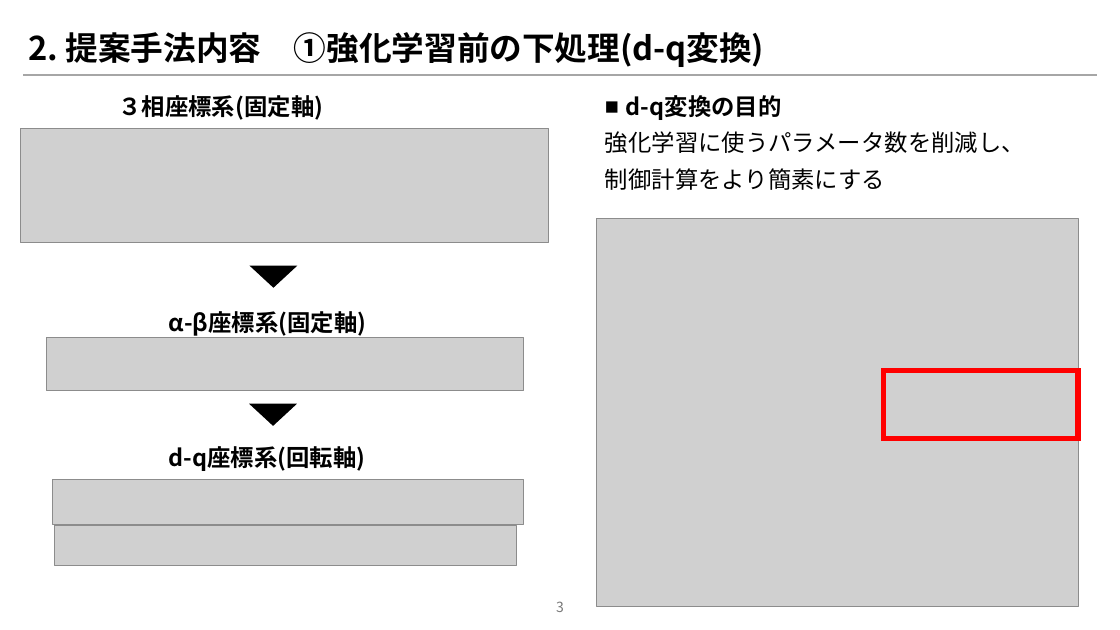
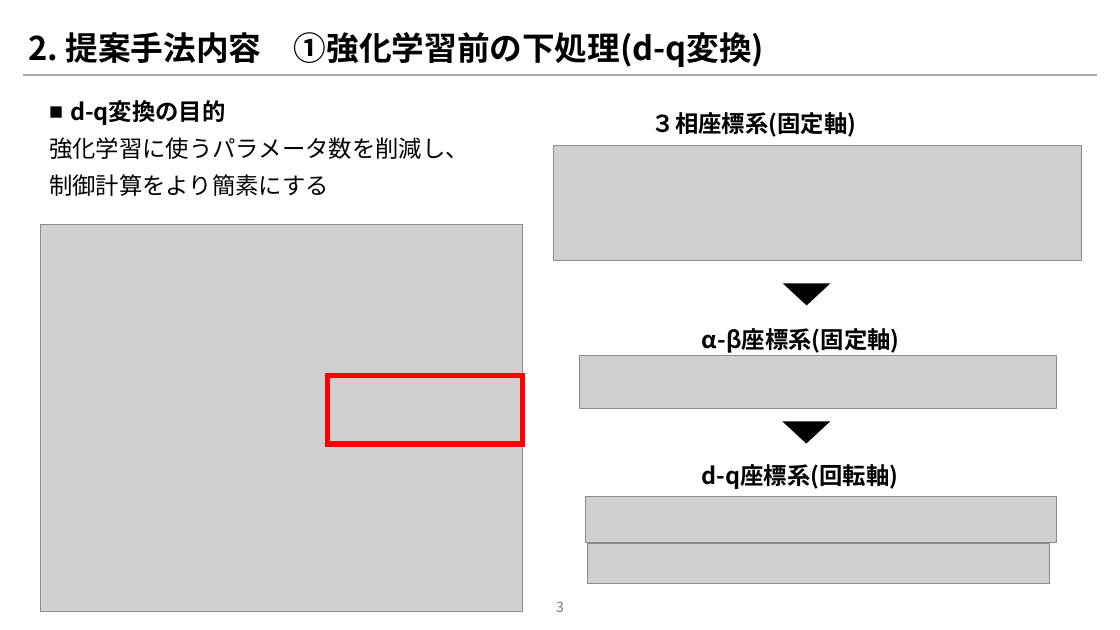
Before and after one commit to NamelessKingOfTheAbyss/TreatiseSearch, a slide deck: slide 3 of Design_of_Controller_for_three-phase_Grid-Connected_Inverter_Using_Reinforcement_Learning/論文紹介パワポ.pptx. Drawn at 1120x630 pixels with LibreOffice and Linux fonts; fonts in the diff are those of the drawing; grey boxes stand for pictures. Boxes give left, top, right and bottom in pixels: in the first picture for what was removed or moved away, otherwise in the second. Text is boxed around its words. In the diff, an @@ line names an element or a change of style, - is before the commit and + after.

Commit message:
強化学習を用いた三相系統連系インバータ用制御器の設計に関するプレゼンテーション資料を更新

```diff
--- a/Design_of_Controller_for_three-phase_Grid-Connected_Inverter_Using_Reinforcement_Learning/論文紹介パワポ.pptx
+++ b/Design_of_Controller_for_three-phase_Grid-Connected_Inverter_Using_Reinforcement_Learning/論文紹介パワポ.pptx
@@ 2 pictures, 1 text: place and size @@
-2 pictures, 1 text at <box>20,95,549,471</box>
+2 pictures, 1 text at <box>554,112,1082,489</box>
@@ 1 picture, 1 text, 1 rectangle: place and size @@
-1 picture, 1 text, 1 rectangle at <box>597,95,1079,607</box>
+1 picture, 1 text, 1 rectangle at <box>40,100,523,612</box>
@@ 2 triangles, 1 picture: place and size @@
-2 triangles, 1 picture at <box>52,266,523,524</box>
+2 triangles, 1 picture at <box>586,284,1057,542</box>
@@ picture: place and size @@
-picture at <box>55,526,518,565</box>
+picture at <box>587,544,1050,583</box>
```
Also in this commit, not shown: 5 other slides changed, 1 slide added, 1 other file.
